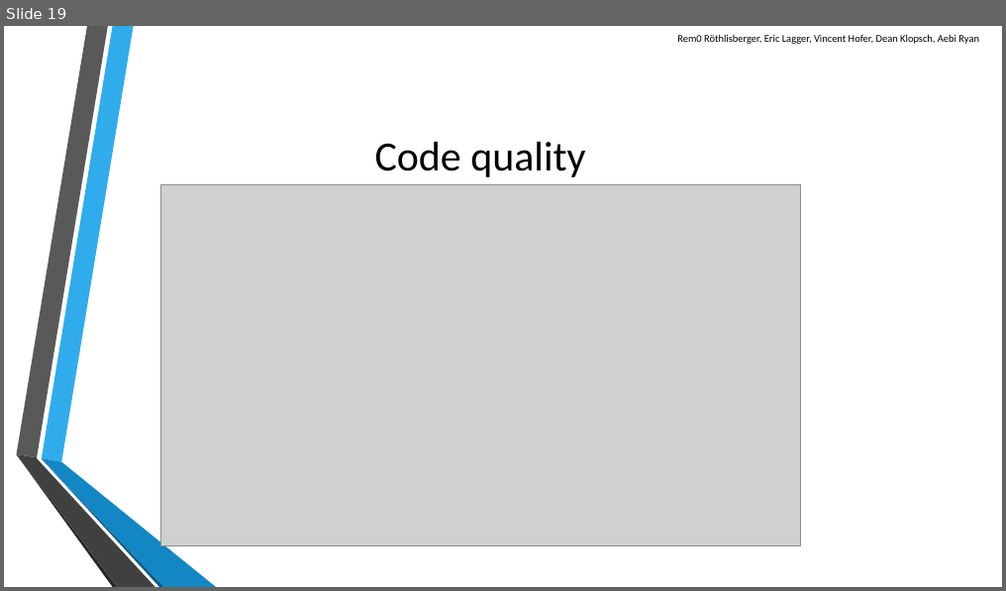
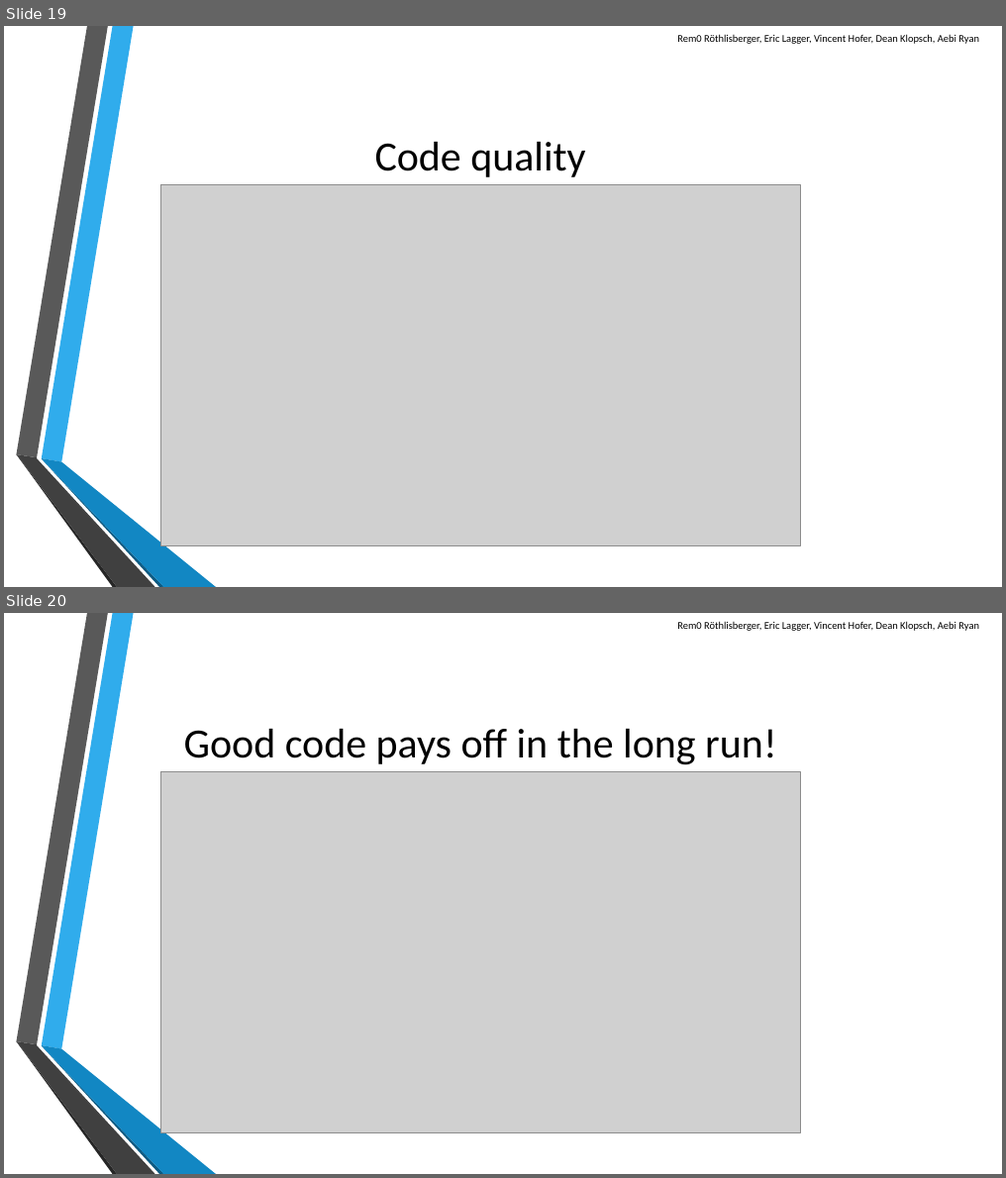
Before and after one commit to scg-unibe-ch/ese2016-team8, a slide deck: baseProject/presentation/Presentation-Team8.pptx. Shown one above the other, each under a label of ours: slide 19 before the commit, slides 19 and 20 after it. The pictures are 1006x591 and 1006x1178 pixels, drawn with LibreOffice and Linux fonts; fonts in the diff are those of the drawing; grey boxes stand for pictures; background and template pictures are left out. Boxes give left, top, right and bottom in pixels: in the first picture for what was removed or moved away, otherwise in the second. Text is boxed around its words. In the diff, an @@ line names an element or a change of style, - is before the commit and + after.

Commit message:
another few modifications for the presentation

```diff
--- a/baseProject/presentation/Presentation-Team8.pptx
+++ b/baseProject/presentation/Presentation-Team8.pptx
@@ slide 20 added at [4,613,1002,1174], background picture (left out); not listed: 6 template elements that a slide beside it also shows @@
@@ text added at [677,621,979,631], 10 pt, text #000000 @@
+Rem0 Röthlisberger, Eric Lagger, Vincent Hofer, Dean Klopsch, Aebi Ryan
@@ title added at [184,729,777,765], 40 pt, text #000000 @@
+Good code pays off in the long run!
@@ picture added at [161,772,801,1134] @@
```
